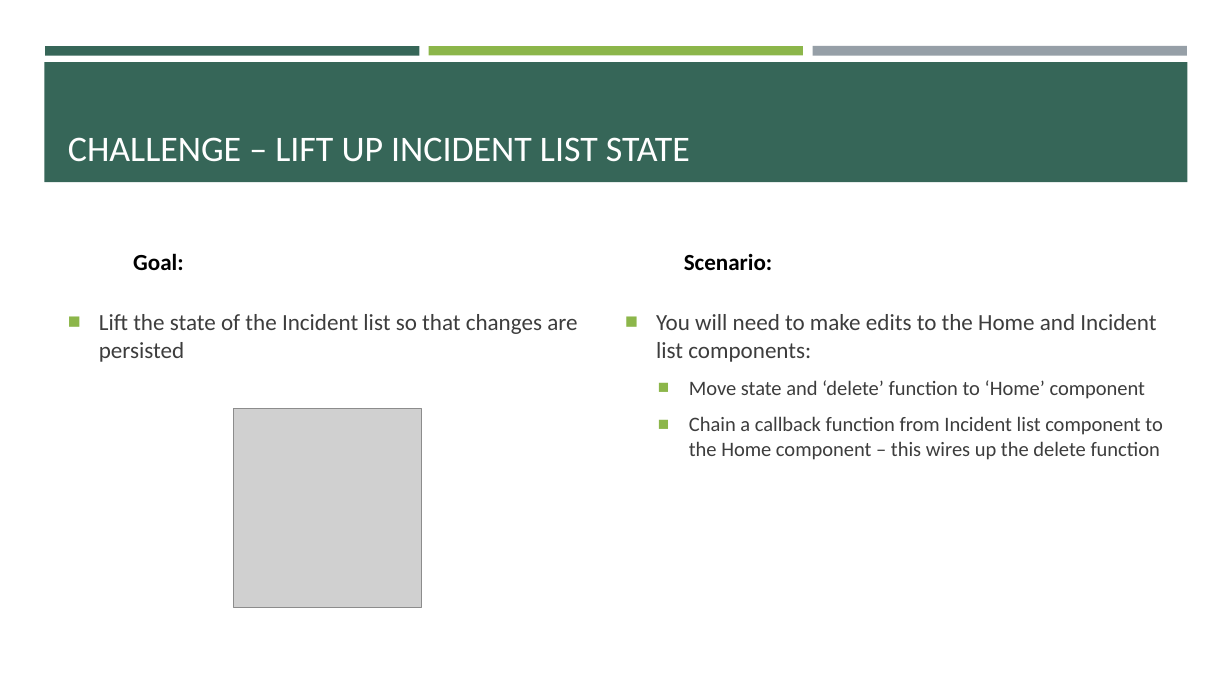
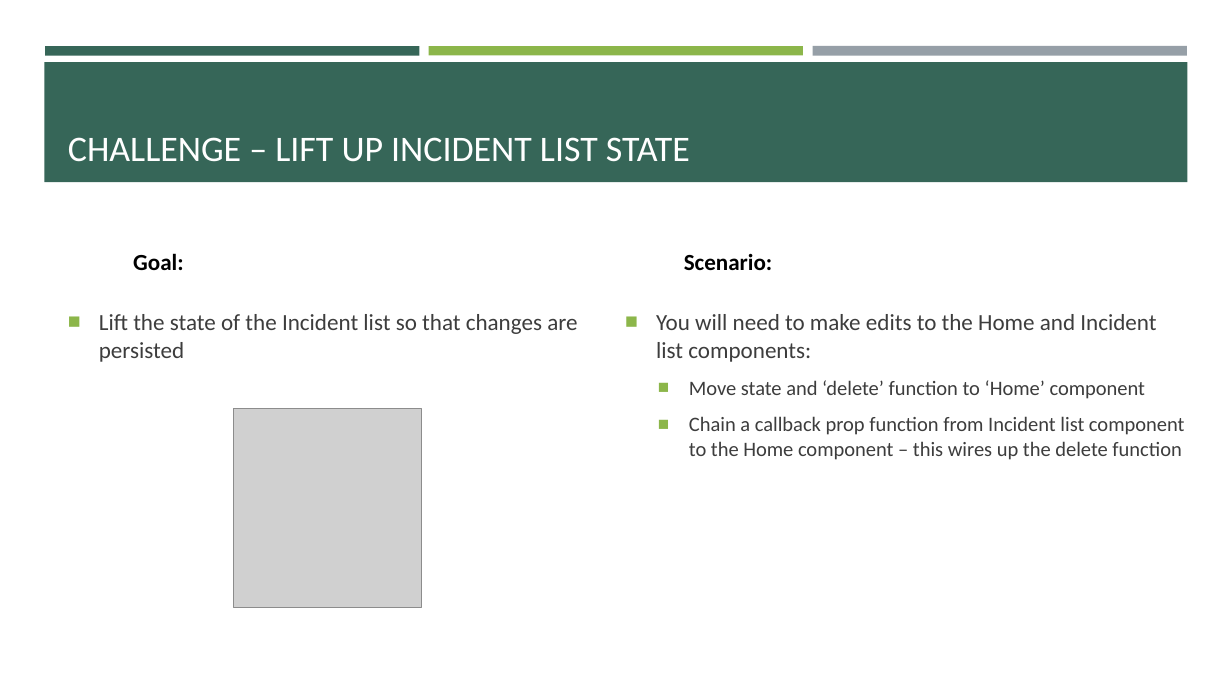
Before and after one commit to e-m-wilson/SNOW, a slide deck: slide 29 of Week_2/React.pptx. Drawn at 1232x693 pixels with LibreOffice and Linux fonts; fonts in the diff are those of the drawing; grey boxes stand for pictures. Boxes give left, top, right and bottom in pixels: in the first picture for what was removed or moved away, otherwise in the second. Text is boxed around its words. In the diff, an @@ line names an element or a change of style, - is before the commit and + after.

```diff
--- a/Week_2/React.pptx
+++ b/Week_2/React.pptx
@@ text at <box>689,416,1185,460</box>: text changed @@
-  ■ Chain a callback function from Incident list component to the Home component – this wires up the delete function
+  ■ Chain a callback prop function from Incident list component to the Home component – this wires up the delete function
```
Also in this commit, not shown: 4 other slides changed, 9 slides added.
